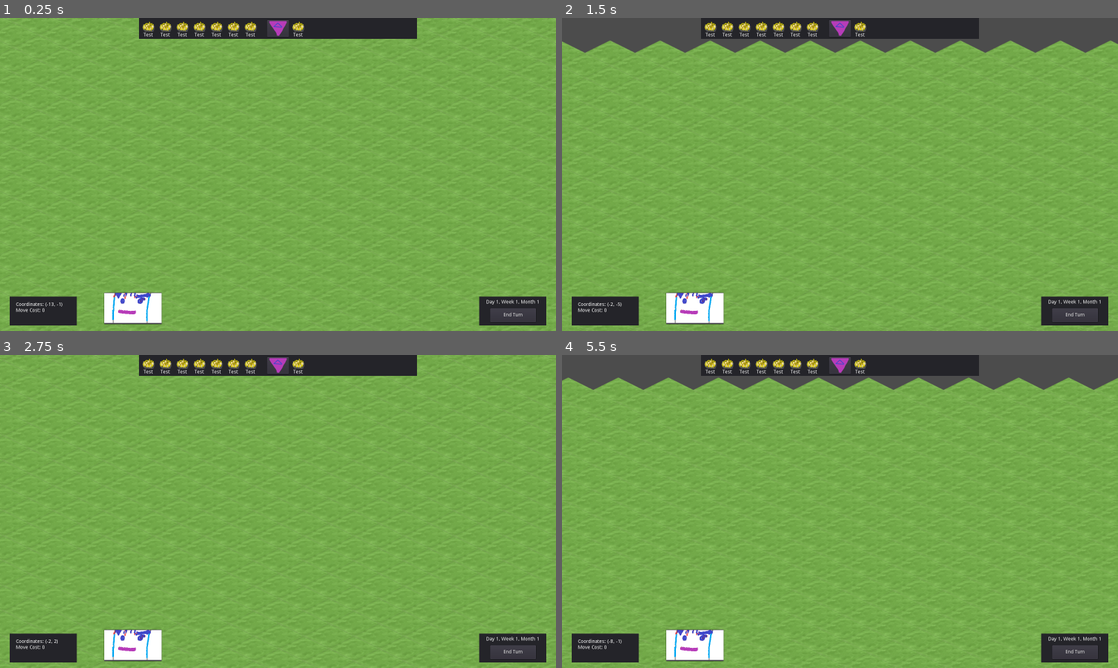
Above: before the commit, frames 1-4 (two rows, left to right).
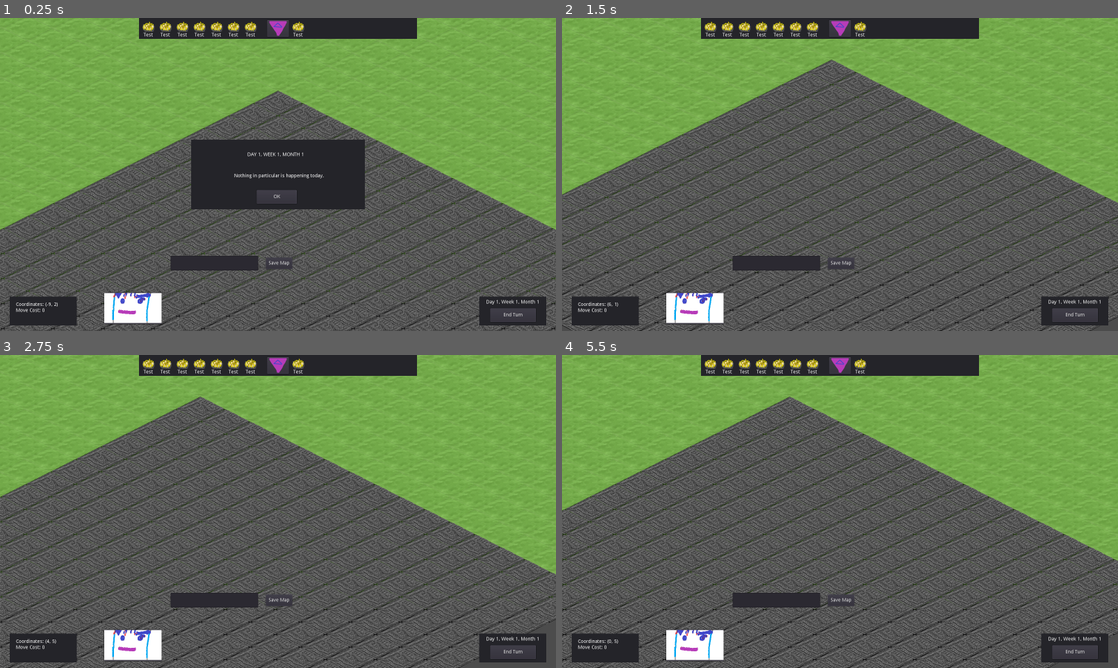
Above: after the commit, the same moments.

Repository: xfstef/captains
Game: Godot game, scene res://Scenes/AdventureMap.tscn
Two runs of this game, one before a commit and one after it. Both use one fixed random seed, a clock stepped at 60 frames per second and the inputs below.
Inputs (mouse positions are in pixels of both pictures, inside the frame that each line leads up to):
- Up to frame 1 (0.25 s): no input
- Up to frame 2 (1.5 s): click (840, 196) at 0.5 s, where only the run after the commit has a clickable "OK"; tap Enter at 1.25 s; move the mouse to (962, 158) at 1.27 s; hold D (map_right) from 1.28 s (still down); click (962, 158) at 1.42 s
- Up to frame 3 (2.75 s): move the mouse to (166, 527) at 2.02 s; release D (map_right) at 2.03 s; hold S (map_down) from 2.03 s (still down)
- Up to frame 4 (5.5 s): move the mouse to (895, 442) at 2.77 s; release S (map_down) at 2.78 s; hold D (map_right) 2.78-3.53 s; move the mouse to (812, 574) at 3.52 s; hold W (map_up) 3.53-4.28 s; click (812, 574) at 3.67 s; move the mouse to (1006, 558) at 4.27 s; hold A (map_left) from 4.28 s (still down); move the mouse to (673, 464) at 5.02 s

The runs differ from the first frame. In frame 1, 51% of the frame differs, in the area x 0-100%, y 0-100%; in frame 2, 67%; in frame 3, 60%; in frame 4, 67%.
Error before the commit: Parse Error: Identifier expected after "for". (res://Scripts/mapCreator.gd:208)
Error after the commit: Invalid get index '0' (on base: 'int'). (res://Scripts/TM-Ground.gd:13)

Commit message:
Changed the map file tiles array to only be an array instead of a matrix. It now houses the coordinates and properties of every tile in each element.

Diff:
--- a/Scripts/mapCreator.gd
+++ b/Scripts/mapCreator.gd
@@ -62,6 +62,8 @@
 	"npcs": [],
 	"specialEvents": {}
 }
+var range_x = data.width - 1
+var range_y = data.height - 1
 #var mapGroundMatrix = []
 #var mapPropsMatrix = []
 #var mapMovementMatrix = []
@@ -76,7 +78,7 @@
 var save_name_input
 var save_map_button
 # Startup Flags
-var showEditor = false
+var showEditor = true
 
 func _ready():
 	groundTileMap = get_node("../TM-Ground")
@@ -106,13 +108,13 @@
 	movementTileMap.determineCells()
 	initPaintedMatrix()
 	floodFillLandMasses()
-	var unit_on_tile = null
-	for y in range(data.width):
-		data.tiles.append([])
-		data.tiles[y] = []
-		for x in range(data.height):
-			data.tiles[y].append([])
-			#data.tiles[y][x] = [mapGroundMatrix[y][x], mapPropsMatrix[y][x], mapMovementMatrix[y][x], landMassMatrix[y][x]]
+	data.tiles = cellData
+#	for y in range(data.width):
+#		data.tiles.append([])
+#		data.tiles[y] = []
+#		for x in range(data.height):
+#			data.tiles[y].append([])
+#			data.tiles[y][x] = [mapGroundMatrix[y][x], mapPropsMatrix[y][x], mapMovementMatrix[y][x], landMassMatrix[y][x]]
 	getUnits()
 
 func getUnits():
@@ -121,9 +123,6 @@
 
 # Temporary function used to save maps made with Godot before starting the game.
 func initPaintedMatrix():
-	var range_x = data.width - 1
-	var range_y = data.height - 1
-
 	for x in range(-range_x, range_x):
 		for y in range(-range_y, range_y):
 			if groundTileMap.get_cell(x,y) > -1:
@@ -158,7 +157,9 @@
 # CAUTION! This list also includes sea masses!
 func floodFillLandMasses():
 	var current_land_mass_nr = 1
-	for cell in cellData:
+	var cell = []
+	for x in range(cellData.size()):
+		cell = cellData[x]
 		if cell[5] == -1:
 			if cell[4] == 2:
 				cell[5] = 0
@@ -167,7 +168,7 @@
 					current_mass_type = 1
 				else:
 					current_mass_type = 0
-				floodFillLandMasses(cell, current_land_mass_nr)
+				floodFillPortion(cell, current_land_mass_nr)
 				current_land_mass_nr += 1
 #	for x in range(data.width):
 #		for y in range(data.height):
@@ -183,11 +184,27 @@
 #					current_land_mass_nr += 1
 
 func floodFillPortion(cell, c_l_m_nr):
-	if cell[5] == -1:
+	if cell != null && cell[5] == -1:
 		if cell[4] == 2:
 			cell[5] = 0
 		elif (cell[4] == 1 && current_mass_type == 1) || (cell[4] != 1 && current_mass_type == 0):
 			cell[5] = c_l_m_nr
+			if cell[0] + 1 <= range_x:
+				floodFillPortion(findCell(cell[0] + 1, cell[1]), c_l_m_nr)
+			if cell[0] + 1 <= range_x && cell[1] + 1 <= range_y:
+				floodFillPortion(findCell(cell[0] + 1, cell[1] + 1), c_l_m_nr)
+			if cell[1] + 1 <= range_y:
+				floodFillPortion(findCell(cell[0], cell[1] + 1), c_l_m_nr)
+			if cell[0] - 1 >= -range_x:
+				 floodFillPortion(findCell(cell[0] - 1, cell[1]), c_l_m_nr)
+			if cell[0] - 1 >= -range_x && cell[1] + 1 <= range_y:
+				floodFillPortion(findCell(cell[0] - 1, cell[1] + 1), c_l_m_nr)
+			if cell[0] - 1 >= -range_x && cell[1] - 1 >= -range_y:
+				floodFillPortion(findCell(cell[0] - 1, cell[1] - 1), c_l_m_nr)
+			if cell[1] - 1 >= -range_y:
+				floodFillPortion(findCell(cell[0], cell[1] - 1), c_l_m_nr)
+			if cell[0] + 1 <= range_x && cell[1] - 1 >= -range_y:
+				floodFillPortion(findCell(cell[0] + 1, cell[1] - 1), c_l_m_nr)
 
 #	if x >= 0 && x < data.width && y >= 0 && y < data.height && landMassMatrix[x][y] == -1:
 #		if mapMovementMatrix[x][y] == 2:
@@ -203,5 +220,9 @@
 #			floodFillPortion(x, y - 1, c_l_m_nr)
 #			floodFillPortion(x + 1, y - 1, c_l_m_nr)
 
-func findViableNeighbour(x, y):
-	for
+func findCell(x, y):
+	var cell = []
+	for z in range(cellData.size()):
+		cell = cellData[z]
+		if cell[0] == x && cell[1] == y:
+			return cell
